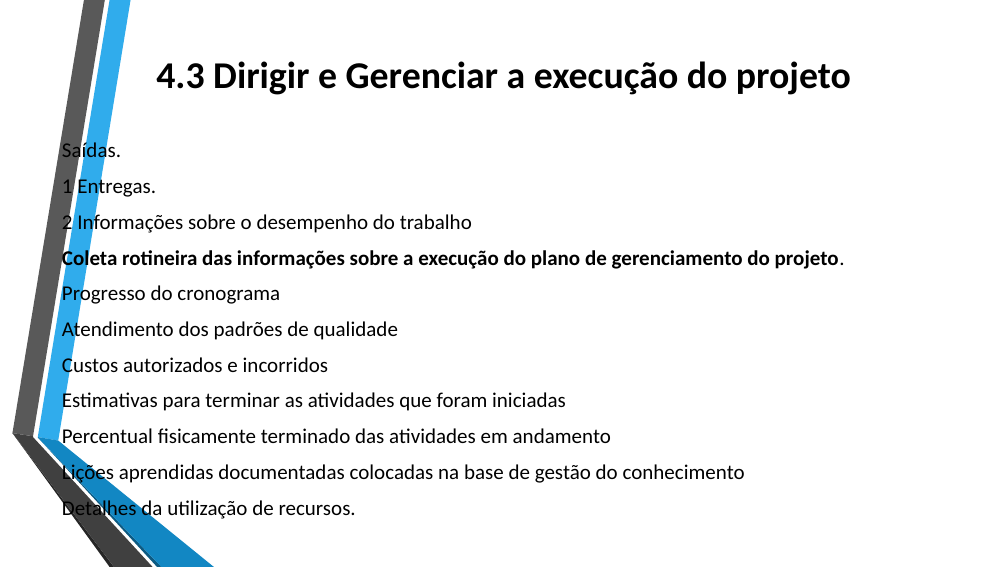
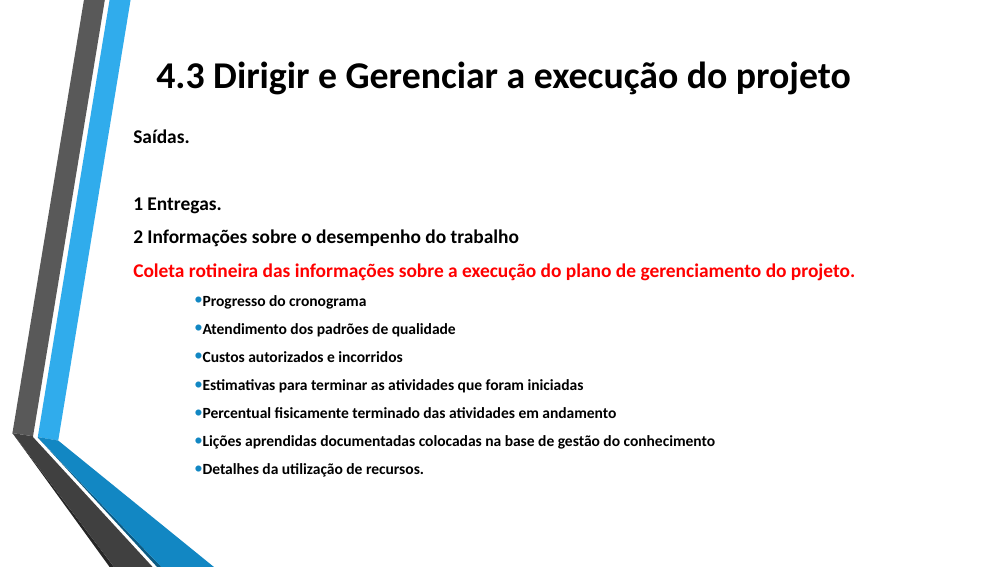
Before and after one commit to jharbes/ADMINISTRACAO-DE-REDES, a slide deck: slide 30 of RELATORIO PROVA P2/relatorio-pmbok-capitulo4-jharbes.pptx. Drawn at 1008x567 pixels with LibreOffice and Linux fonts; fonts in the diff are those of the drawing. Boxes give left, top, right and bottom in pixels: in the first picture for what was removed or moved away, otherwise in the second. Text is boxed around its words. In the diff, an @@ line names an element or a change of style, - is before the commit and + after.

```diff
--- a/RELATORIO PROVA P2/relatorio-pmbok-capitulo4-jharbes.pptx
+++ b/RELATORIO PROVA P2/relatorio-pmbok-capitulo4-jharbes.pptx
@@ text "Saídas.": place and size @@
-text "Saídas." at (62,140,845,521)
+text "Saídas." at (133,129,855,477)
@@ text "Saídas." at (133,129,855,477): size 20 to 18.5 pt in "Saídas.", "1 Entregas.", "2 Informações sobre o desempenho do trabalho", "Coleta rotineira das informações sobre a execução ..."; bold on in "Saídas.", "1 Entregas.", "2 Informações sobre o desempenho do trabalho", "projeto." and 7 more places; text colour #000000 to #FF0000 in "Coleta rotineira das informações sobre a execução ..."; size 20 to 14.8 pt in "Progresso do cronograma", "Atendimento dos padrões de qualidade", "Custos autorizados e incorridos", "Estimativas para terminar as atividades que foram ..." and 3 more places; bullet none to •; list level 1 to 2 in "Progresso do cronograma"; list level 1 to 2 in "Atendimento dos padrões de qualidade"; list level 1 to 2 in "Custos autorizados e incorridos"; list level 1 to 2 in "Estimativas para terminar as atividades ..."; list level 1 to 2 in "Percentual fisicamente terminado das atividades ..."; list level 1 to 2 in "Lições aprendidas documentadas colocadas na ..."; list level 1 to 2 in "Detalhes da utilização de recursos." @@
```
Also in this commit, not shown: 8 other slides changed.
